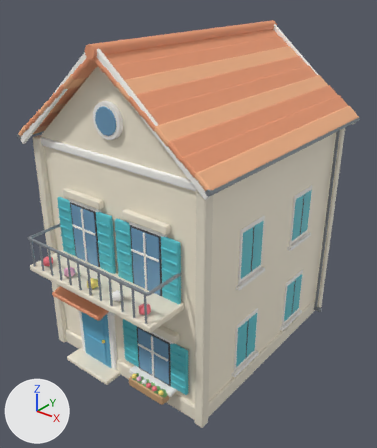
The Blender file source-art/bayview/house_b.blend: old version first, new version second.
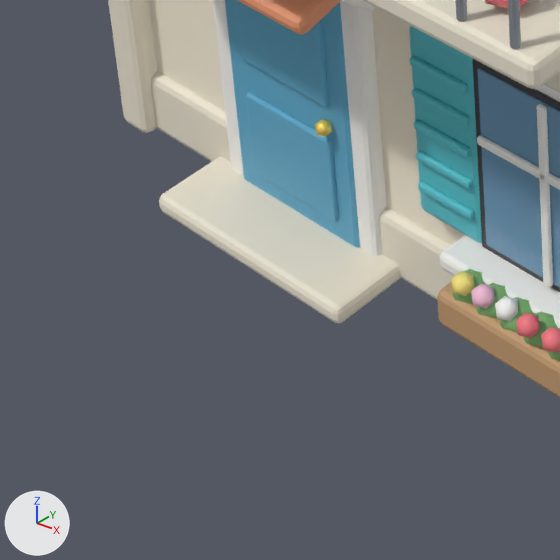
Old and new are each drawn whole from a 50 mm camera at (9.95, -12.91, 12.09) aimed at (0.14, -0.66, 4.49) and again close up on the part from 8% to 41% of the width and 70% to 98% of the height. Arrows for +X, +Y and +Z are at lower left; the lights stay in place. The first two pictures are the older version.

In view in the first close-up: 'Visual'.
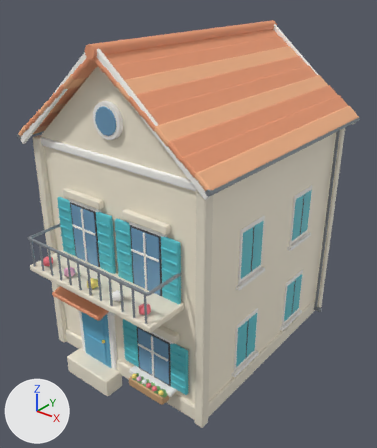
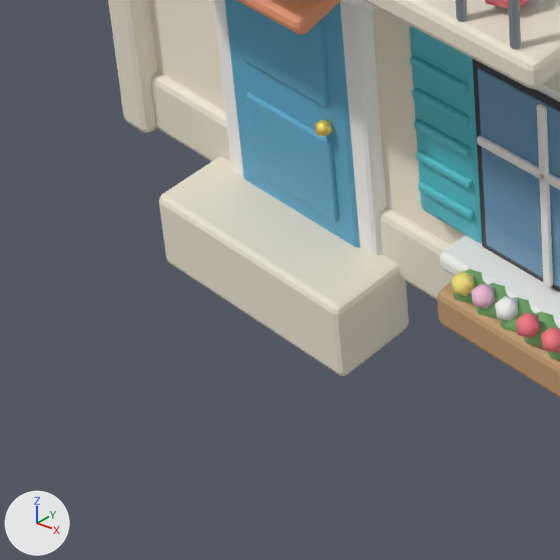
Location of each change, [x1, y1, x2, y2] in pixels of the close-ups (560 x 560 px; the box of a moved part takes in the faces that stretch with it):
part 1 of me_cube, moved or reshaped (not visible before): after [159, 202, 168, 260]
part 2 of me_cube, moved or reshaped: before [160, 203, 401, 323]; after [160, 203, 409, 376]

The change, as a list of edits to the scene's bpy script:
```text
Change me_cube:
    used by ob_visual; location = (0.0, 0.0, 3.8)
    remove me_cube.from_pydata(...)  # 9348 vertices, 9016 faces; spans x -3.62..3.62, y -5.15..4.25, z -3.84..6.72
    add me_cube.from_pydata(...)  # 9348 vertices, 9016 faces; spans x -3.62..3.62, y -5.15..4.25, z -4.3..6.72
    me_cube part 1: all 14 vertices in x -2.2..-2.15, y -4.45..-3.75, z -3.8..-3.75 are moved by (0.0, 0.0, -0.5)
    me_cube part 2: all 14 vertices in x -0.25..-0.2, y -4.45..-3.75, z -3.8..-3.75 are moved by (0.0, 0.0, -0.5)
```
